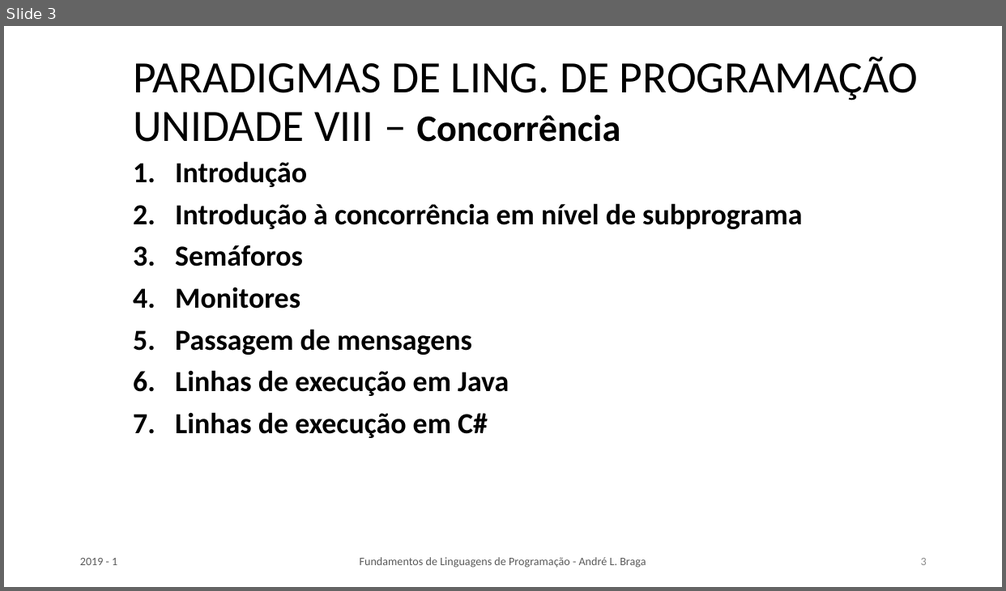
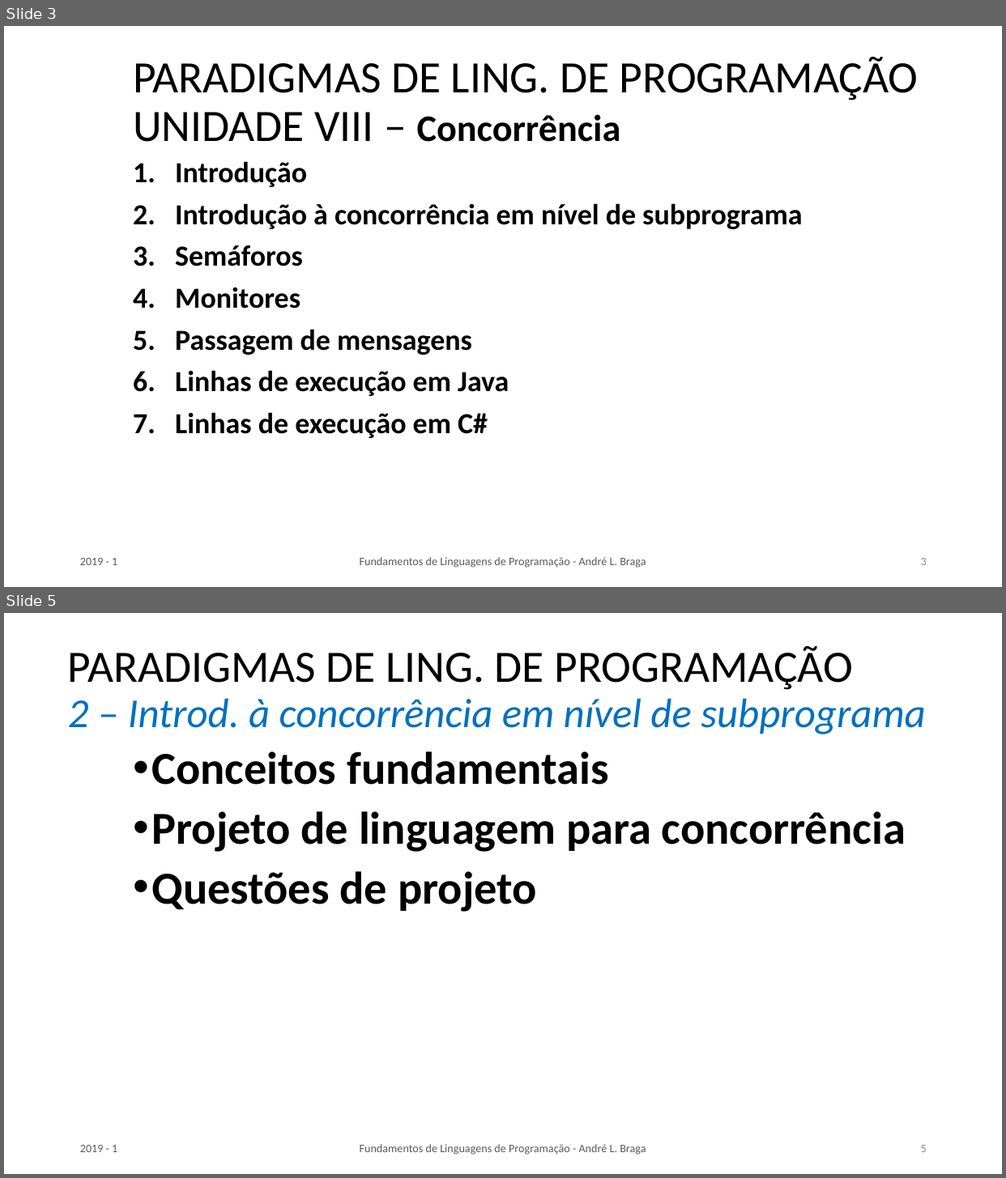
Before and after one commit to LeoCaronezi/CURSOS, a slide deck: CCT0686_PARADIGMAS_DE_LINGUAGENS_DE_PROGRAMACAO/CCT0656_PARADIGMAS_L_PROGI_Aula_07 - PA13_PA14.pptx. Shown one above the other, each under a label of ours: slide 3 before the commit, slides 3 and 5 after it; the slides between them are not shown. The pictures are 1006x591 and 1006x1178 pixels, drawn with LibreOffice and Linux fonts; fonts in the diff are those of the drawing. Boxes give left, top, right and bottom in pixels: in the first picture for what was removed or moved away, otherwise in the second. Text is boxed around its words. In the diff, an @@ line names an element or a change of style, - is before the commit and + after.

```diff
--- a/CCT0686_PARADIGMAS_DE_LINGUAGENS_DE_PROGRAMACAO/CCT0656_PARADIGMAS_L_PROGI_Aula_07 - PA13_PA14.pptx
+++ b/CCT0686_PARADIGMAS_DE_LINGUAGENS_DE_PROGRAMACAO/CCT0656_PARADIGMAS_L_PROGI_Aula_07 - PA13_PA14.pptx
@@ slide 5 added at box(4, 613, 1002, 1174), background #FFFFFF @@
@@ title added at box(68, 646, 926, 735), 39.6 pt, text #0070C0, italic @@
+PARADIGMAS DE LING. DE PROGRAMAÇÃO
+2 – Introd. à concorrência em nível de subprograma
@@ text added at box(151, 752, 906, 912), 44 pt, text #000000, bold @@
+• Conceitos fundamentais
+• Projeto de linguagem para concorrência
+• Questões de projeto
@@ text added at box(80, 1145, 117, 1152), 11 pt, text #595959 @@
+2019 - 1
@@ text added at box(360, 1144, 646, 1155), 11 pt, text #595959 @@
+Fundamentos de Linguagens de Programação - André L. Braga
@@ page number added at box(921, 1145, 927, 1152), 11 pt, text #8C8C8C @@
+5
```
Also in this commit, not shown: 6 other slides added, 7 other files.
